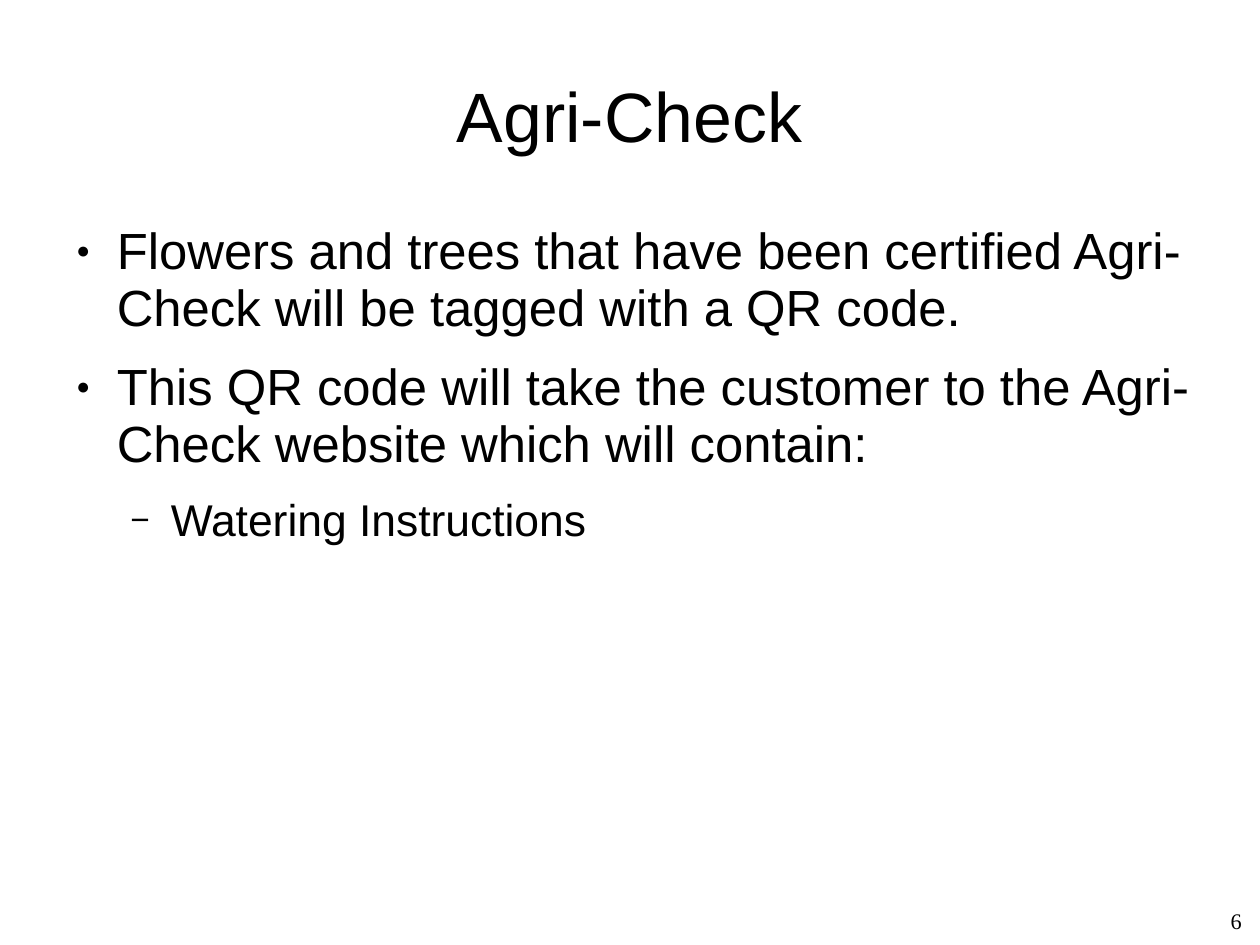
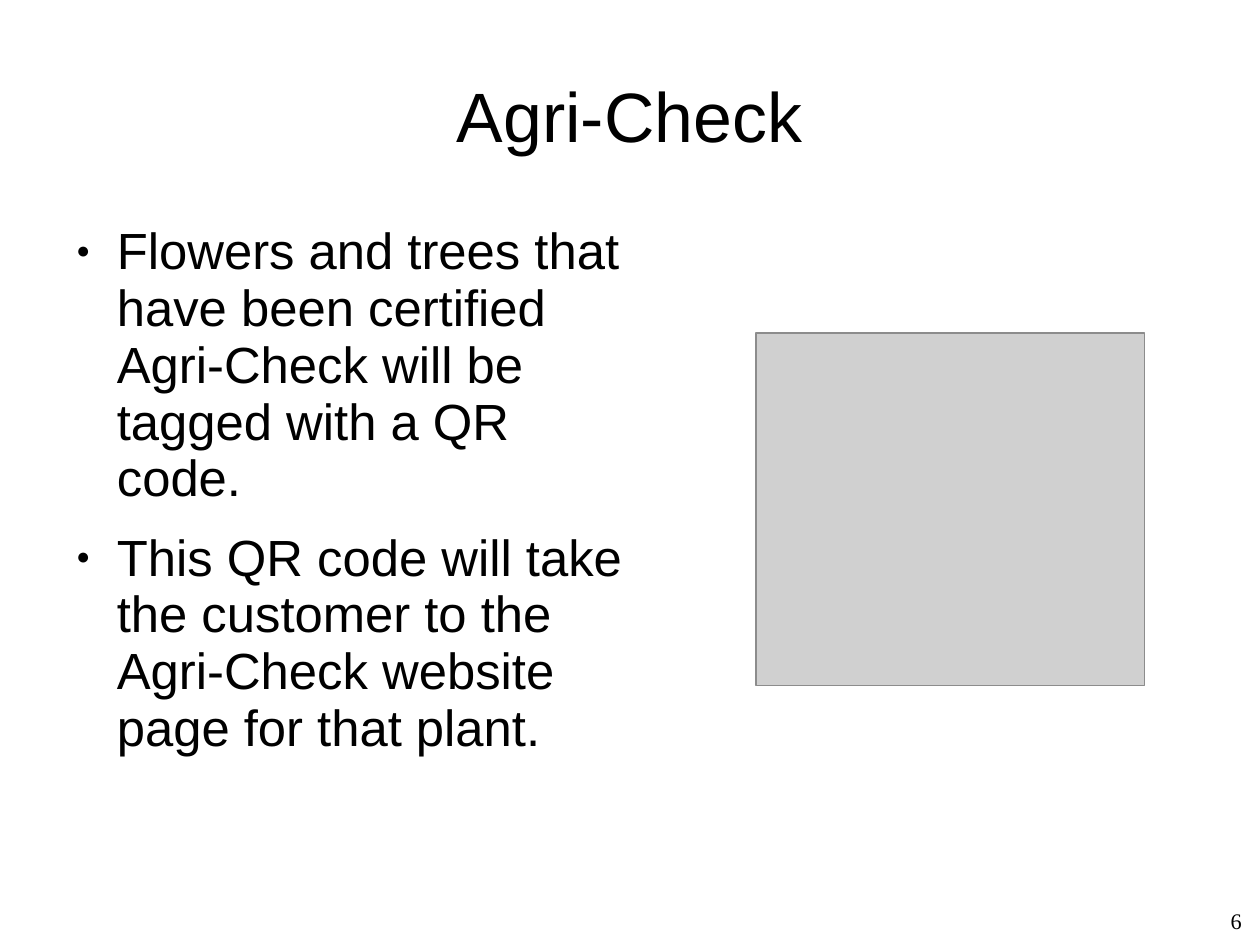
Before and after one commit to Whiteat/Hackathon2019, a slide deck: slide 6 of Presentation.ppt. Drawn at 1260x945 pixels with LibreOffice and Linux fonts; fonts in the diff are those of the drawing; grey boxes stand for pictures; background and template pictures are left out. Boxes give left, top, right and bottom in pixels: in the first picture for what was removed or moved away, otherwise in the second. Text is boxed around its words. In the diff, an @@ line names an element or a change of style, - is before the commit and + after.

Commit message:
More Presentation

```diff
--- a/Presentation.ppt
+++ b/Presentation.ppt
@@ picture added at [756,333,1145,685] @@
@@ text at [117,539,622,756]: text changed @@
-● This QR code will take the customer to the Agri-Check website which will contain:
-  − Watering Instructions
+● This QR code will take the customer to the Agri-Check website page for that plant.
```
Also in this commit, not shown: 1 slide added.
